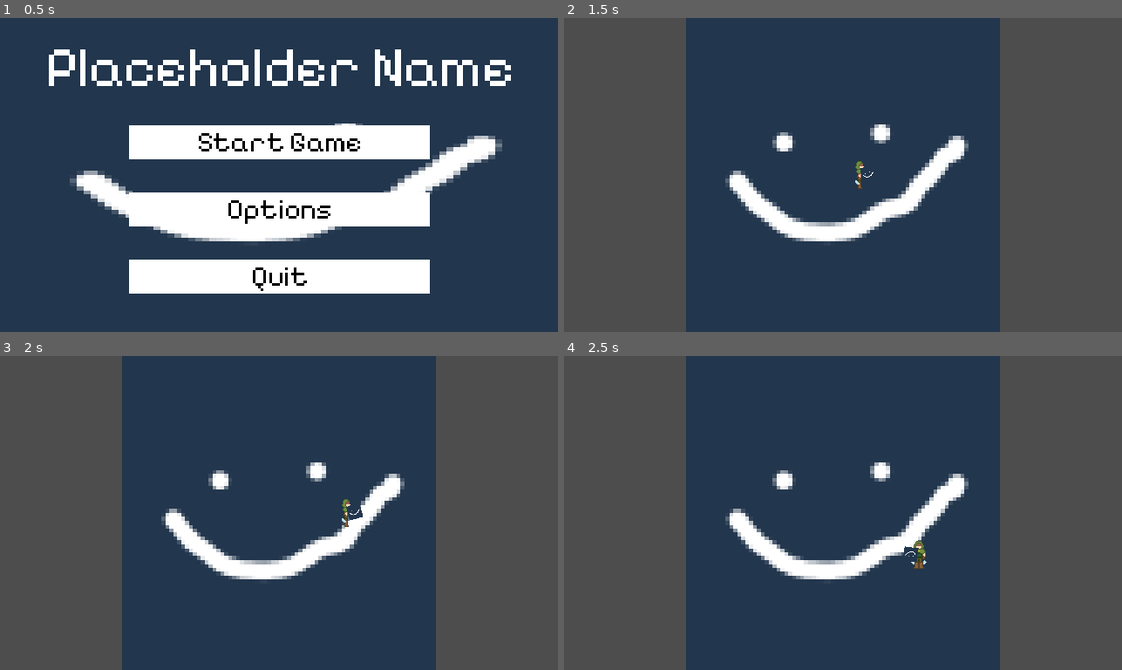
Above: before the commit, frames 1-4 (two rows, left to right).
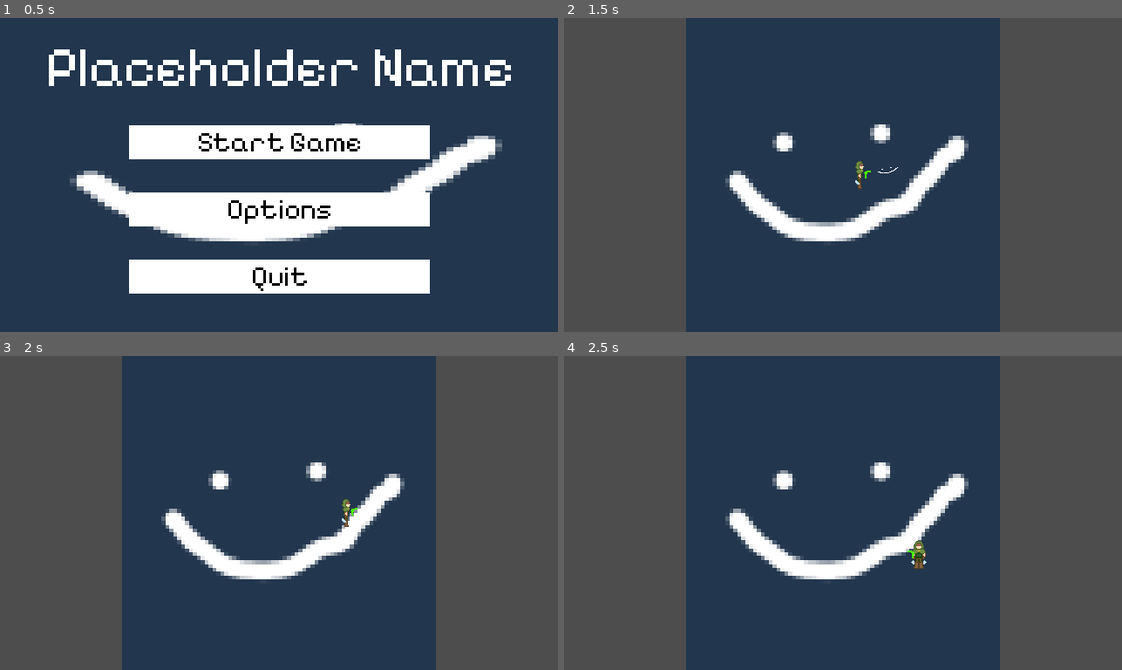
Above: after the commit, the same moments.

Repository: CookieFinder23/ygda-fall-game-jam
Game: Godot game, scene res://scenes/title_screen.tscn
Two runs of this game, one before a commit and one after it. Both use one fixed random seed, a clock stepped at 60 frames per second and the inputs below.
Inputs (mouse positions are in pixels of both pictures, inside the frame that each line leads up to):
- Up to frame 1 (0.5 s): no input
- Up to frame 2 (1.5 s): click "Start Game" at 0.5 s; tap Enter at 1.25 s; move the mouse to (965, 159) at 1.27 s; hold Right (right) from 1.28 s (still down); click (965, 159) at 1.35 s
- Up to frame 3 (2 s): keep holding Right (right)
- Up to frame 4 (2.5 s): move the mouse to (731, 528) at 2.02 s; release Right (right) at 2.03 s; hold Down (down) from 2.03 s (still down); click (731, 528) at 2.1 s

Frame 1 is identical in both runs. In frame 2, less than 0.1% of the frame differs, in the area x 53-60%, y 47-52%; in frame 3, less than 0.1%, in the area x 62-65%, y 47-53%; in frame 4, less than 0.1%.

Commit message:
added projectiles

Diff:
--- a/ygda-fall-game-jam/scenes/player.tscn
+++ b/ygda-fall-game-jam/scenes/player.tscn
@@ -6,6 +6,7 @@
 [ext_resource type="Texture2D" uid="uid://ccghpb16mwka7" path="res://assets/images/characters/hunter/hunter_left.png" id="4_fjrip"]
 [ext_resource type="Texture2D" uid="uid://dayj466egf3i" path="res://assets/images/characters/hunter/hunter_right.png" id="5_smehm"]
 [ext_resource type="Texture2D" uid="uid://6tasaxstw04i" path="res://assets/images/characters/hunter/hunter_up.png" id="6_ur7pv"]
+[ext_resource type="Texture2D" uid="uid://be4syjkvwbik" path="res://assets/images/placeholder_gun.png" id="7_fjrip"]
 
 [sub_resource type="SpriteFrames" id="SpriteFrames_fjrip"]
 animations = [{
@@ -140,7 +141,7 @@
 }, {
 "frames": [{
 "duration": 1.0,
-"texture": ExtResource("1_3vyb7")
+"texture": ExtResource("7_fjrip")
 }],
 "loop": false,
 "name": &"idle",
@@ -204,7 +205,6 @@
 one_shot = true
 
 [node name="HunterWeaponSprite" type="AnimatedSprite2D" parent="."]
-scale = Vector2(0.2, 0.2)
 sprite_frames = SubResource("SpriteFrames_tuyoq")
 animation = &"idle"
 
--- /dev/null
+++ b/ygda-fall-game-jam/scenes/projectile.tscn
@@ -0,0 +1,33 @@
+[gd_scene load_steps=5 format=3 uid="uid://bojqiwewsvnfy"]
+
+[ext_resource type="Script" uid="uid://cwe2k8f5qxi06" path="res://scripts/projectile.gd" id="1_c8fcr"]
+[ext_resource type="Texture2D" uid="uid://h14ghngddip4" path="res://assets/images/placeholder.png" id="1_q3m7n"]
+
+[sub_resource type="SpriteFrames" id="SpriteFrames_q3m7n"]
+animations = [{
+"frames": [{
+"duration": 1.0,
+"texture": ExtResource("1_q3m7n")
+}],
+"loop": false,
+"name": &"crossbow",
+"speed": 5.0
+}]
+
+[sub_resource type="RectangleShape2D" id="RectangleShape2D_softn"]
+size = Vector2(80, 80)
+
+[node name="Projectile" type="AnimatedSprite2D"]
+scale = Vector2(0.4, 0.2)
+sprite_frames = SubResource("SpriteFrames_q3m7n")
+animation = &"crossbow"
+script = ExtResource("1_c8fcr")
+
+[node name="Hitbox" type="Area2D" parent="."]
+
+[node name="CollisionShape2D" type="CollisionShape2D" parent="Hitbox"]
+position = Vector2(3.57628e-06, 3.57628e-06)
+scale = Vector2(1, 1)
+shape = SubResource("RectangleShape2D_softn")
+
+[connection signal="body_entered" from="Hitbox" to="." method="_on_hitbox_body_entered"]
--- a/ygda-fall-game-jam/scenes/title_screen.tscn
+++ b/ygda-fall-game-jam/scenes/title_screen.tscn
@@ -3,7 +3,7 @@
 [ext_resource type="Script" uid="uid://ddfgyxp4vn13y" path="res://scripts/title_screen.gd" id="1_fgkus"]
 [ext_resource type="Texture2D" uid="uid://h14ghngddip4" path="res://assets/images/placeholder.png" id="2_s4lrb"]
 [ext_resource type="FontFile" uid="uid://b025l836uihdr" path="res://assets/PixelifySans-VariableFont_wght.ttf" id="3_mgrm8"]
-[ext_resource type="AudioStream" uid="uid://dgnty4geyyya" path="res://assets/audio/placeholder.mp3" id="3_s4lrb"]
+[ext_resource type="AudioStream" uid="uid://dgnty4geyyya" path="res://assets/audio/placeholder_menu.mp3" id="3_s4lrb"]
 
 [sub_resource type="StyleBoxTexture" id="StyleBoxTexture_sa3yf"]
 texture = ExtResource("2_s4lrb")
--- a/ygda-fall-game-jam/scenes/world.tscn
+++ b/ygda-fall-game-jam/scenes/world.tscn
@@ -1,7 +1,8 @@
-[gd_scene load_steps=3 format=3 uid="uid://cm4xggw0kp41b"]
+[gd_scene load_steps=4 format=3 uid="uid://cm4xggw0kp41b"]
 
 [ext_resource type="PackedScene" uid="uid://ro0m4lxemsly" path="res://scenes/battle_room.tscn" id="1_nnsk1"]
 [ext_resource type="PackedScene" uid="uid://dqvdu3dys7bvv" path="res://scenes/player.tscn" id="2_rwgxs"]
+[ext_resource type="AudioStream" uid="uid://t8idrfp2lffg" path="res://assets/audio/placeholder_battle.mp3" id="3_4wyf3"]
 
 [node name="World" type="Node"]
 
@@ -9,3 +10,8 @@
 
 [node name="Player" parent="." instance=ExtResource("2_rwgxs")]
 position = Vector2(320, 180)
+
+[node name="AudioStreamPlayer2D" type="AudioStreamPlayer2D" parent="."]
+stream = ExtResource("3_4wyf3")
+autoplay = true
+parameters/looping = true
--- a/ygda-fall-game-jam/scripts/player.gd
+++ b/ygda-fall-game-jam/scripts/player.gd
@@ -5,11 +5,11 @@
 @onready var player_collision: CollisionShape2D = $PlayerCollision
 @onready var attack_cooldown: Timer = $AttackCooldown
 @onready var movement_ability_cooldown: Timer = $MovementAbilityCooldown
-@onready var timer: Timer = $Timer
 @onready var movement_ability_in_action: Timer = $MovementAbilityInAction
+@onready var transformation_cooldown: Timer = $TransformationCooldown
 @onready var hunter_weapon_sprite: AnimatedSprite2D = $HunterWeaponSprite
 @onready var knight_weapon_sprite: AnimatedSprite2D = $KnightWeaponSprite
-
+const PROJECTILE = preload("res://scenes/projectile.tscn")
 const BASE_MOVEMENT_SPEED: int = 30
 
 var current_sprite: AnimatedSprite2D
@@ -115,39 +115,58 @@
 		movement_ability_cooldown.start()
 
 func move_weapon_with_mouse() -> void:
-	current_weapon.position.x = 0
-	current_weapon.position.y = 0
+	current_weapon.position = Vector2(0, 0)
 	current_weapon.look_at(get_global_mouse_position())
 	current_weapon.position.x = (10 * cos(current_weapon.rotation))
 	current_weapon.position.y = (5 * sin(current_weapon.rotation))
 
+	current_weapon.rotation_degrees = wrap(current_weapon.rotation_degrees, 0, 360)
+	if current_weapon.rotation_degrees > 90 and current_weapon.rotation_degrees < 270:
+		current_weapon.scale.y = -1
+	else:
+		current_weapon.scale.y = 1
+
+func determine_weapon_layer() -> void:
+	if current_sprite.animation == "up":
+		current_weapon.z_index = 0
+	elif current_sprite.animation == "down":
+		current_weapon.z_index = 1
+	elif current_weapon.position.y < 0:
+		current_weapon.z_index = 0
+	else:
+		current_weapon.z_index = 1
+
+func attack():
+	if current_character == Character.HUNTER:
+		var projectile_instance = PROJECTILE.instantiate()
+		get_tree().root.add_child(projectile_instance)
+		projectile_instance.global_position = current_weapon.global_position
+		projectile_instance.rotation = current_weapon.rotation
+		projectile_instance.speed = 800
+		projectile_instance.type = "crossbow"
+
 func _physics_process(delta: float) -> void:
 	var input_direction = Input.get_vector("left", "right", "up", "down")
-
 	if input_direction.y > 0:
 		play_animation("down")
-		current_weapon.z_index = 1
 	elif input_direction.y < 0:
 		play_animation("up")
-		current_weapon.z_index = 0
 	elif input_direction.x > 0:
 		play_animation("right")
-		current_weapon.z_index = 1
 	elif input_direction.x < 0:
 		play_animation("left")
-		current_weapon.z_index = 1
+	determine_weapon_layer()
 
 	if (current_character == Character.HUNTER and not movement_ability_in_action.is_stopped()):
 		velocity += input_direction * delta * movement_speed * BASE_MOVEMENT_SPEED * 2
 	else:
 		velocity += input_direction * delta * movement_speed * BASE_MOVEMENT_SPEED
-
 	velocity *= 0.7
-
 
 	move_weapon_with_mouse()
 	if Input.is_action_just_pressed("attack") and attack_cooldown.is_stopped():
 		attack_cooldown.start()
+		attack()
 		print("attack")
 
 	if Input.is_action_just_pressed("movement_ability") and movement_ability_cooldown.is_stopped() and movement_ability_in_action.is_stopped():
--- /dev/null
+++ b/ygda-fall-game-jam/scripts/projectile.gd
@@ -0,0 +1,15 @@
+extends Node
+@onready var projectile: AnimatedSprite2D = $"."
+
+var speed: int
+var type: String
+# Called when the node enters the scene tree for the first time.
+func _ready() -> void:
+	projectile.play(type)
+
+# Called every frame. 'delta' is the elapsed time since the previous frame.
+func _physics_process(delta: float) -> void:
+	projectile.position += projectile.transform.x * speed * delta
+
+func _on_hitbox_body_entered(body: Node2D) -> void:
+	queue_free()
Not shown, removed: ygda-fall-game-jam/assets/audio/placeholder.mp3.import
Not shown, added: ygda-fall-game-jam/assets/audio/placeholder_battle.mp3.import
Not shown, added: ygda-fall-game-jam/assets/audio/placeholder_menu.mp3.import
Binary file added: ygda-fall-game-jam/assets/images/placeholder_gun.png
Not shown, added: ygda-fall-game-jam/assets/images/placeholder_gun.png.import
Not shown: 1 places in ygda-fall-game-jam/scenes/player.tscn that only renumber resources
Not shown, added: ygda-fall-game-jam/scripts/projectile.gd.uid
Not shown, added: ygda-fall-game-jam/assets/audio/placeholder_battle.mp3
Not shown, added: ygda-fall-game-jam/assets/audio/placeholder_menu.mp3
